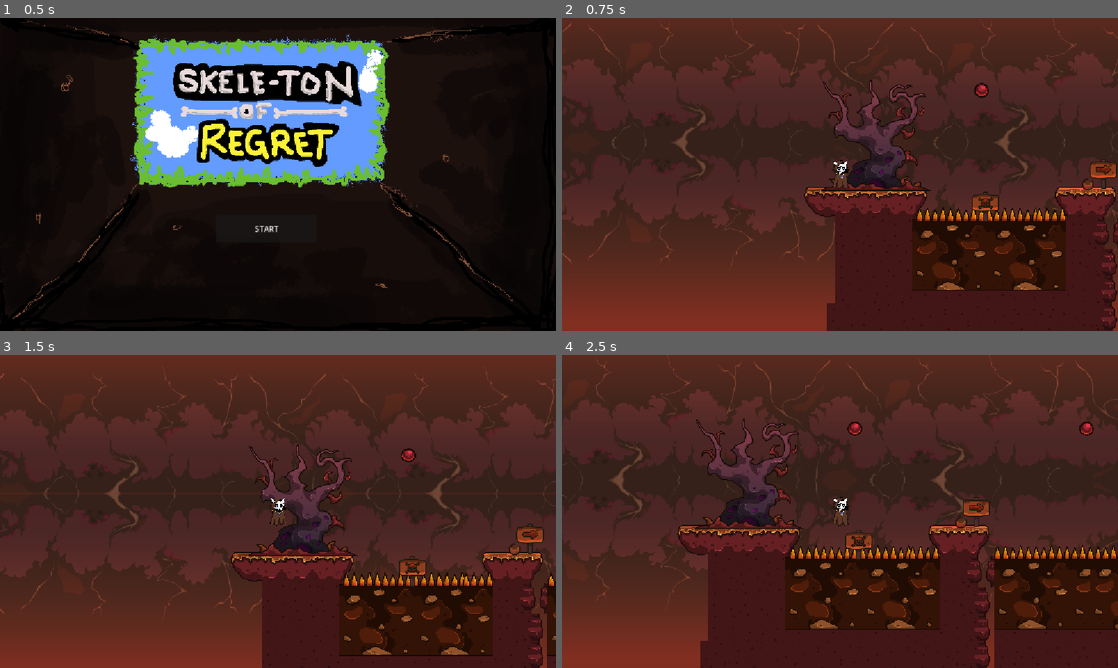
Above: before the commit, frames 1-4 (two rows, left to right).
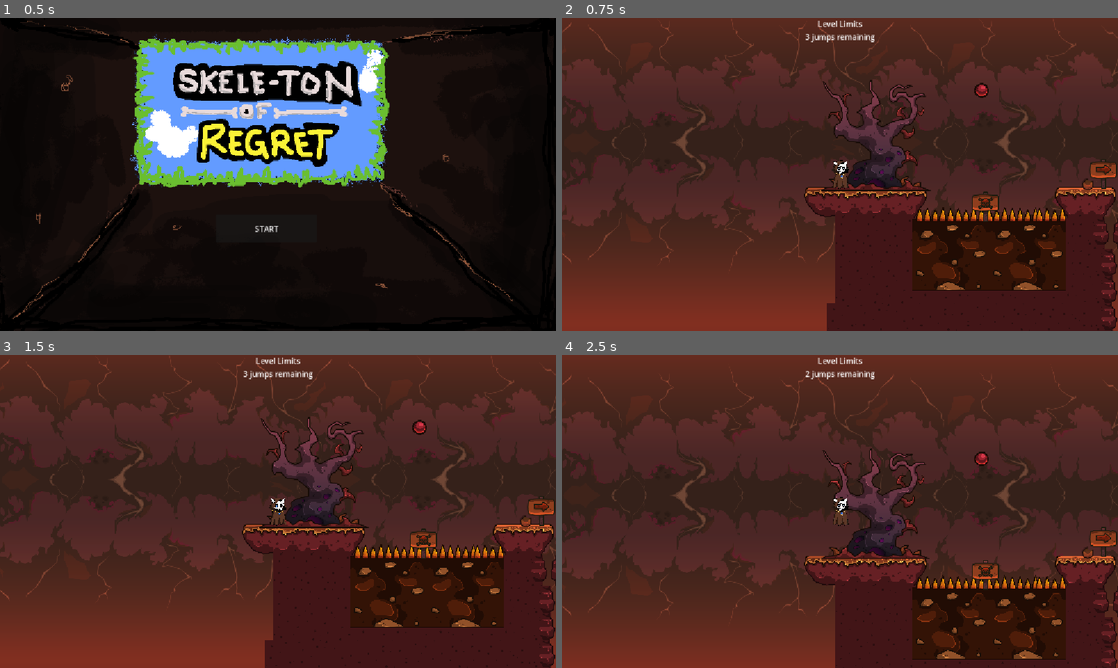
Above: after the commit, the same moments.

Repository: ethanp4/impermanence
Game: Godot game, scene res://ui/title_screen.tscn
Two runs of this game, one before a commit and one after it. Both use one fixed random seed, a clock stepped at 60 frames per second and the inputs below.
Inputs (mouse positions are in pixels of both pictures, inside the frame that each line leads up to):
- Up to frame 1 (0.5 s): no input
- Up to frame 2 (0.75 s): click "START" at 0.5 s
- Up to frame 3 (1.5 s): tap Enter (ui_accept) at 1.25 s; move the mouse to (400, 495) at 1.27 s; press the mouse at (400, 495) at 1.28 s; hold Right (ui_right) from 1.28 s (still down)
- Up to frame 4 (2.5 s): keep holding Right (ui_right); tap Space (jump, bound only after the commit) at 1.52, 1.82, 2.27, 2.3 s; tap Enter (ui_accept) at 1.55, 2.1 s; move the mouse to (728, 527) at 2.02 s; release the mouse at (728, 527) at 2.03 s

Frame 1 is identical in both runs. In frame 2, 0.3% of the frame differs, in the area x 43-57%, y 0-8%; in frame 3, 16%; in frame 4, 22%, in the area x 0-100%, y 0-100%.

Commit message:
fix some levels

Diff:
--- a/characters/hook_controller.gd
+++ b/characters/hook_controller.gd
@@ -6,8 +6,8 @@
 @export var hook_extend_speed = 1000.0
 
 @onready var player := get_parent()
-@onready var ray := $Hook
-@onready var rope := $Rope
+@onready var ray : RayCast2D = $Hook
+@onready var rope : Line2D = $Rope
 
 
 var launched = false
--- a/characters/player.gd
+++ b/characters/player.gd
@@ -6,13 +6,12 @@
 const DECELERATION = 0.1
 
 @onready var animated_sprite = $AnimatedSprite2D
-@onready var hc := $HookController2
+@onready var hc := $HookController2 #this is hard coded.. HORRIBLE
 
+@onready var limits_manager: Node = $"../LimitsManager" #SAME WITH THIS
 
-var limits_manager: Node
-
-func _ready() -> void:
-	limits_manager = ManagerManager.limits_manager
+#func _ready() -> void:
+	#limits_manager = ManagerManager.limits_manager
 
 func _physics_process(delta: float) -> void:
 	for i in get_slide_collision_count():
@@ -25,14 +24,17 @@
 		velocity += get_gravity() * delta
 
 	# Handle jump.
-	if Input.is_action_just_pressed("ui_accept") and (is_on_floor() || hc.launched) and limits_manager.can_jump():
+	if Input.is_action_just_pressed("jump") and is_on_floor() and limits_manager.can_jump():
 		limits_manager.use_jump()
 		velocity.y += JUMP_VELOCITY
-		hc.retract()
+
+		#if hook is not null, it should be retracted if the player jumps
+		if hc != null:
+			hc.retract()
 
 	# Get the input direction and handle the movement/deceleration.
 	# As good practice, you should replace UI actions with custom gameplay actions.
-	var direction := Input.get_axis("ui_left", "ui_right")
+	var direction := Input.get_axis("left", "right")
 	if direction:
 		velocity.x = lerp(velocity.x, SPEED * direction, ACCELERATION)
 		animated_sprite.flip_h = direction < 0
--- a/controllers/limits_manager.gd
+++ b/controllers/limits_manager.gd
@@ -2,8 +2,8 @@
 
 @export var _jumps_remaining: int = 3
 
-func _ready() -> void:
-	ManagerManager.limits_manager = self
+#func _ready() -> void:
+	#ManagerManager.limits_manager = self
 
 func can_jump() -> int:
 	return get_jumps() != 0
--- a/levels/level1.tscn
+++ b/levels/level1.tscn
@@ -3,6 +3,7 @@
 [ext_resource type="PackedScene" uid="uid://d2vbbgvit8dq1" path="res://controllers/LimitsManager.tscn" id="1_c124c"]
 [ext_resource type="Texture2D" uid="uid://cyk644mjfrq12" path="res://art/tiles/inferno/platformer/Bonus.png" id="2_5xpsa"]
 [ext_resource type="PackedScene" uid="uid://bq3u4tanoeuhp" path="res://levels/scenetemplates/parallax_2d.tscn" id="2_c124c"]
+[ext_resource type="PackedScene" uid="uid://7en60bs72j2r" path="res://ui/LimitsUI.tscn" id="2_kklod"]
 [ext_resource type="Script" uid="uid://ds0m1u2ymr1gj" path="res://characters/player.gd" id="2_sqx3p"]
 [ext_resource type="Texture2D" uid="uid://docj2lr5r0ow8" path="res://assets/Character/Sprites/Idle/Idle-PC-01.png" id="3_c124c"]
 [ext_resource type="Texture2D" uid="uid://co522gp1rp2j" path="res://art/tiles/inferno/platformer/Brick_01.png" id="3_yn1es"]
@@ -10,9 +11,9 @@
 [ext_resource type="Texture2D" uid="uid://bg1pfwbcmr3oh" path="res://assets/Character/Sprites/Idle/Idle-PC-02.png" id="4_poyfc"]
 [ext_resource type="Texture2D" uid="uid://becwbfkbfu6ap" path="res://art/tiles/inferno/platformer/Ground-Additional_06.png" id="5_cnn1a"]
 [ext_resource type="Texture2D" uid="uid://buxe2w26nww8h" path="res://assets/Character/Sprites/Idle/Idle-PC-03.png" id="5_r8rrl"]
-[ext_resource type="Script" uid="uid://crmawx11217v8" path="res://characters/hook_controller.gd" id="6_1o3wi"]
 [ext_resource type="Texture2D" uid="uid://c7qnngxpivgx0" path="res://art/tiles/inferno/platformer/Ground-Additional_07.png" id="6_sqx3p"]
 [ext_resource type="Texture2D" uid="uid://b20giccpjah3e" path="res://art/tiles/inferno/platformer/Ground_01.png" id="7_c124c"]
+[ext_resource type="PackedScene" uid="uid://bi4yoxtv7fpe8" path="res://characters/hook_controller.tscn" id="7_yx6rh"]
 [ext_resource type="Texture2D" uid="uid://b0i1egswsouda" path="res://art/tiles/inferno/platformer/Ground_03.png" id="8_poyfc"]
 [ext_resource type="Texture2D" uid="uid://bkxnct7wikstu" path="res://art/tiles/inferno/platformer/Ground_04.png" id="9_r8rrl"]
 [ext_resource type="Texture2D" uid="uid://c0ibho0mi8pqd" path="res://art/tiles/inferno/platformer/Ground_05.png" id="10_1o3wi"]
@@ -2274,6 +2275,10 @@
 
 [node name="LimitsManager" parent="." unique_id=1015552723 instance=ExtResource("1_c124c")]
 
+[node name="CanvasLayer" type="CanvasLayer" parent="." unique_id=661561069]
+
+[node name="LimitsUi" parent="CanvasLayer" unique_id=772122257 instance=ExtResource("2_kklod")]
+
 [node name="Parallax2D" parent="." unique_id=1796530955 instance=ExtResource("2_c124c")]
 
 [node name="CharacterBody2D" type="CharacterBody2D" parent="." unique_id=1110269183]
@@ -2294,11 +2299,7 @@
 animation = &"Idle"
 autoplay = "Idle"
 
-[node name="HookController" type="Node2D" parent="CharacterBody2D" unique_id=9933371]
-script = ExtResource("6_1o3wi")
-
-[node name="Hook" type="RayCast2D" parent="CharacterBody2D/HookController" unique_id=1563648359]
-target_position = Vector2(800, 0)
+[node name="HookController2" parent="CharacterBody2D" unique_id=443857655 instance=ExtResource("7_yx6rh")]
 
 [node name="Deathzone" type="Area2D" parent="." unique_id=266055011]
 
--- a/levels/level2.tscn
+++ b/levels/level2.tscn
@@ -1,6 +1,7 @@
 [gd_scene format=4 uid="uid://pa0sxwyhrlmr"]
 
 [ext_resource type="PackedScene" uid="uid://d2vbbgvit8dq1" path="res://controllers/LimitsManager.tscn" id="1_3noyy"]
+[ext_resource type="PackedScene" uid="uid://7en60bs72j2r" path="res://ui/LimitsUI.tscn" id="2_if8ei"]
 [ext_resource type="Texture2D" uid="uid://d00bgut0dbr64" path="res://art/tiles/inferno/background/Background_01.png" id="2_pi0ug"]
 [ext_resource type="Script" uid="uid://ds0m1u2ymr1gj" path="res://characters/player.gd" id="3_8men3"]
 [ext_resource type="Texture2D" uid="uid://docj2lr5r0ow8" path="res://assets/Character/Sprites/Idle/Idle-PC-01.png" id="4_44524"]
@@ -1593,6 +1594,10 @@
 
 [node name="LimitsManager" parent="." unique_id=1015552723 instance=ExtResource("1_3noyy")]
 
+[node name="CanvasLayer" type="CanvasLayer" parent="." unique_id=1906608674]
+
+[node name="LimitsUi" parent="CanvasLayer" unique_id=772122257 instance=ExtResource("2_if8ei")]
+
 [node name="Parallax2D" type="Parallax2D" parent="." unique_id=572717606]
 show_behind_parent = true
 texture_repeat = 2
--- a/manager_manager.gd
+++ /dev/null
@@ -1,7 +0,0 @@
-extends Node
-
-#managermanager stores globals so that other nodes can easily
-#access other data from other nodes
-#when the node is ready, it must set its variable in the managermanager
-#very important: the manager must be at the top of the scene
-var limits_manager: Node
--- a/project.godot
+++ b/project.godot
@@ -15,10 +15,6 @@
 config/features=PackedStringArray("4.6", "Forward Plus")
 config/icon="res://icon.svg"
 
-[autoload]
-
-ManagerManager="*uid://cl0l0yfycuepr"
-
 [display]
 
 window/stretch/mode="canvas_items"
@@ -30,6 +26,21 @@
 "events": [Object(InputEventMouseButton,"resource_local_to_scene":false,"resource_name":"","device":-1,"window_id":0,"a …(253 unchanged characters)…
 ]
 }
+left={
+"deadzone": 0.2,
+"events": [Object(InputEventKey,"resource_local_to_scene":false,"resource_name":"","device":-1,"window_id":0,"alt_pressed":false,"shift_pressed":false,"ctrl_pressed":false,"meta_pressed":false,"pressed":false,"keycode":0,"physical_keycode":65,"key_label":0,"unicode":97,"location":0,"echo":false,"script":null)
+]
+}
+right={
+"deadzone": 0.2,
+"events": [Object(InputEventKey,"resource_local_to_scene":false,"resource_name":"","device":-1,"window_id":0,"alt_pressed":false,"shift_pressed":false,"ctrl_pressed":false,"meta_pressed":false,"pressed":false,"keycode":0,"physical_keycode":68,"key_label":0,"unicode":100,"location":0,"echo":false,"script":null)
+]
+}
+jump={
+"deadzone": 0.2,
+"events": [Object(InputEventKey,"resource_local_to_scene":false,"resource_name":"","device":-1,"window_id":0,"alt_pressed":false,"shift_pressed":false,"ctrl_pressed":false,"meta_pressed":false,"pressed":false,"keycode":0,"physical_keycode":32,"key_label":0,"unicode":32,"location":0,"echo":false,"script":null)
+]
+}
 
 [physics]
 
--- a/ui/limits_ui.gd
+++ b/ui/limits_ui.gd
@@ -2,11 +2,13 @@
 
 @onready var jump_limit_label: Label = $VBoxContainer/JumpLimitLabel
 
+@onready var limits_manager: Node = $"../../LimitsManager"
+
 # Called when the node enters the scene tree for the first time.
 func _ready() -> void:
-	jump_limit_label.text = "%s jumps remaining" % ManagerManager.limits_manager.get_jumps()
+	jump_limit_label.text = "%s jumps remaining" % limits_manager.get_jumps()
 
 # Called every frame. 'delta' is the elapsed time since the previous frame.
 func _process(delta: float) -> void:
-	jump_limit_label.text = "%s jumps remaining" % ManagerManager.limits_manager.get_jumps()
+	jump_limit_label.text = "%s jumps remaining" % limits_manager.get_jumps()
 	pass
Not shown, removed: manager_manager.gd.uid
